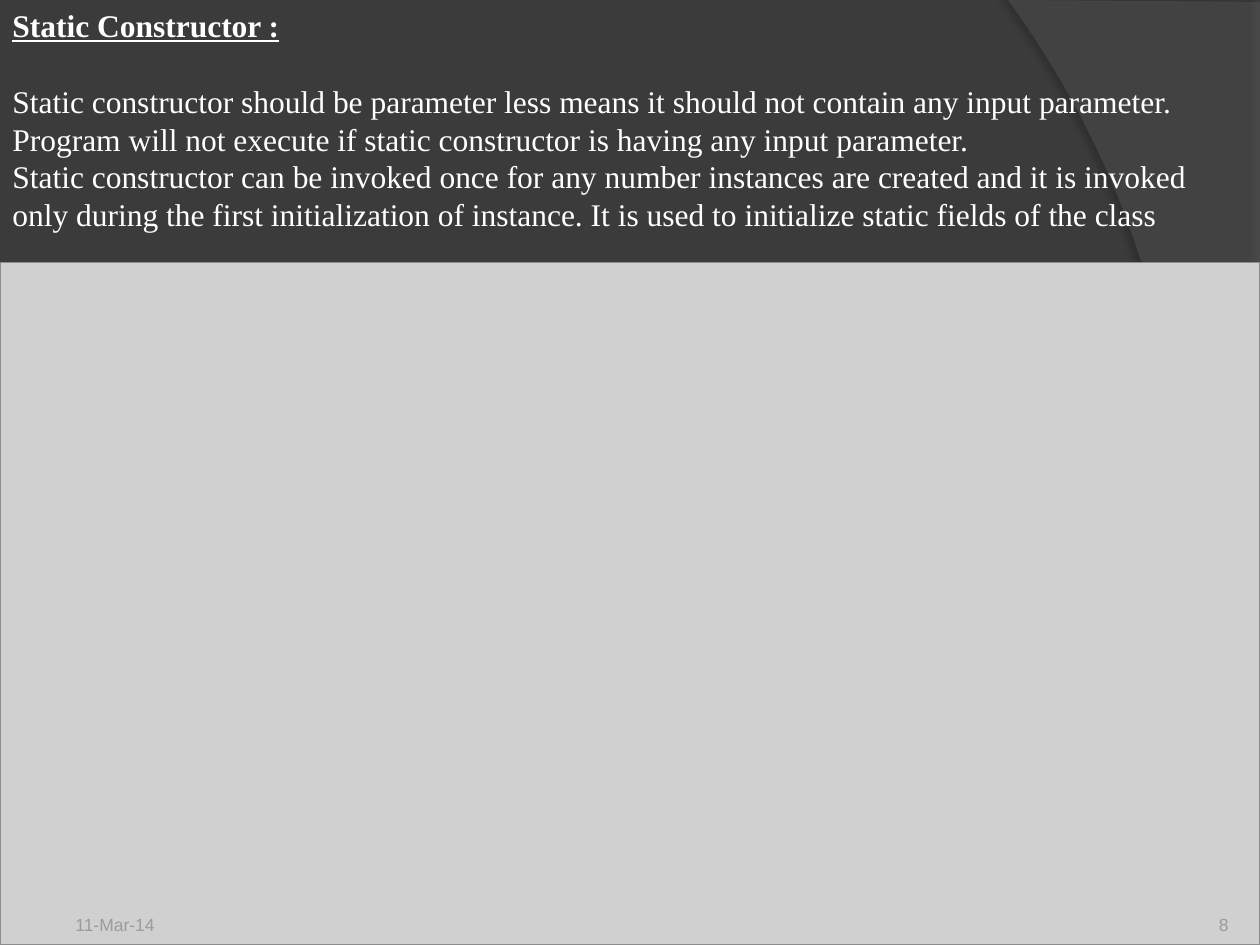
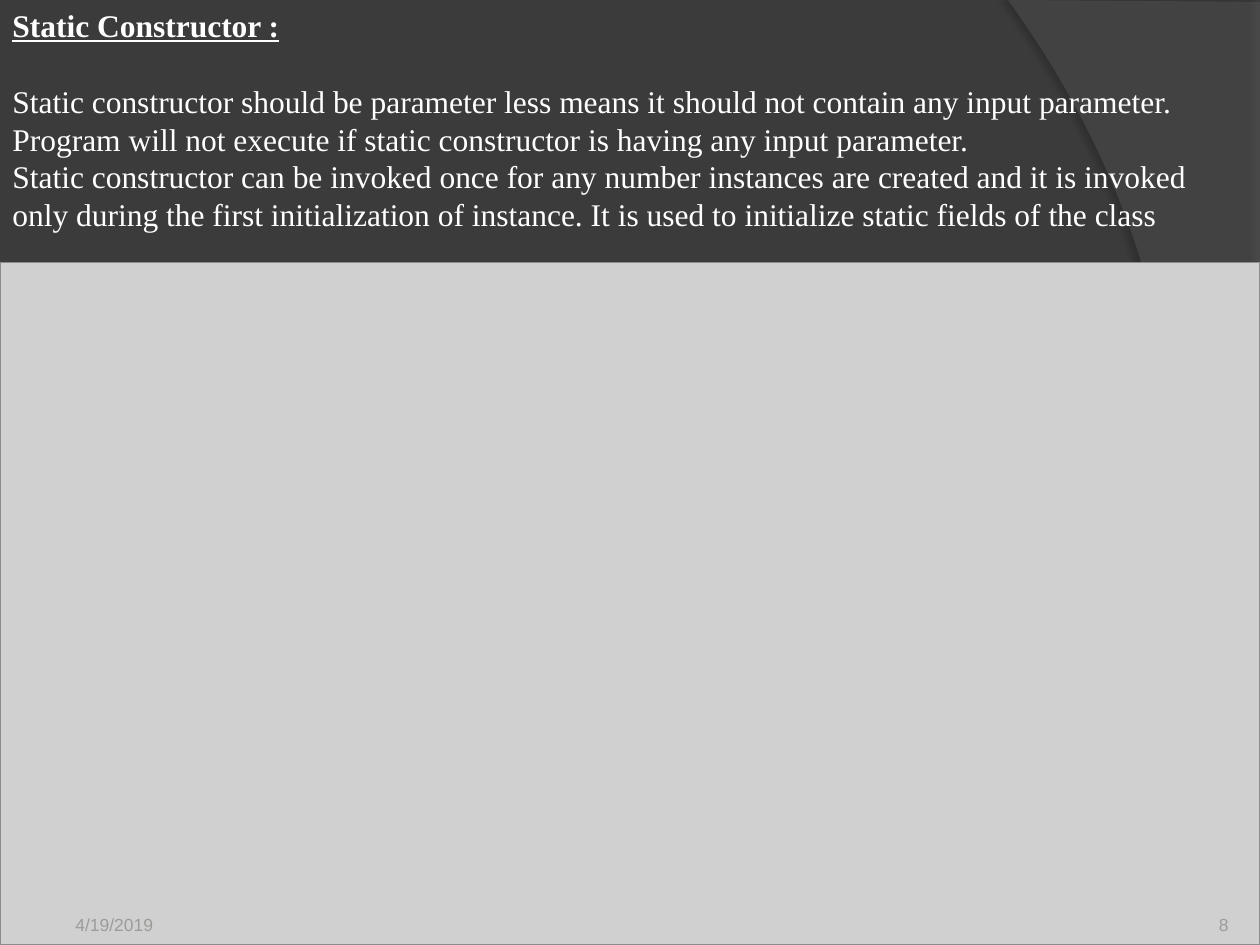
Before and after one commit to badriprem/C-PPT, a slide deck: slide 8 of CONSTRUCTORS.pptx. Drawn at 1260x945 pixels with LibreOffice and Linux fonts; fonts in the diff are those of the drawing; grey boxes stand for pictures. Boxes give left, top, right and bottom in pixels: in the first picture for what was removed or moved away, otherwise in the second. Text is boxed around its words. In the diff, an @@ line names an element or a change of style, - is before the commit and + after.

```diff
--- a/CONSTRUCTORS.pptx
+++ b/CONSTRUCTORS.pptx
@@ text at (75, 919, 153, 931): text changed @@
-11-Mar-14
+4/19/2019
```
Also in this commit, not shown: 9 other slides changed, 24 other files.
